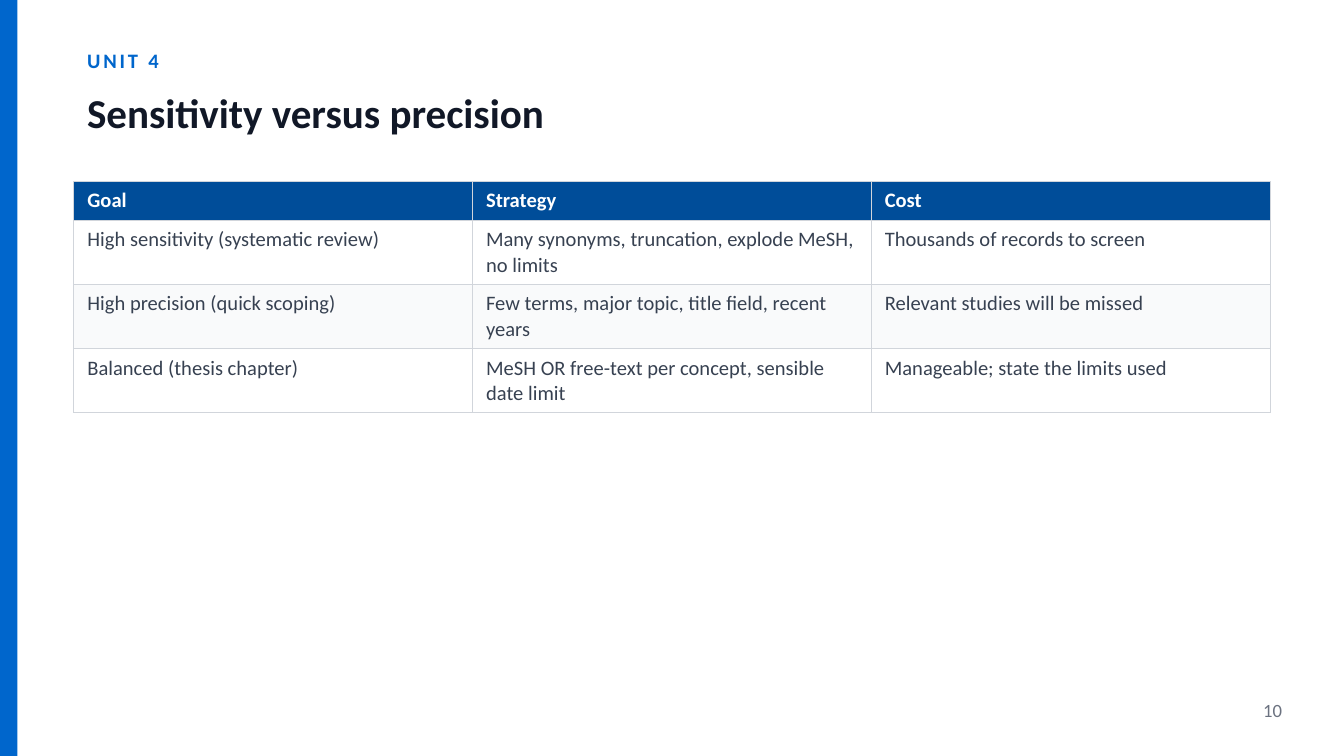
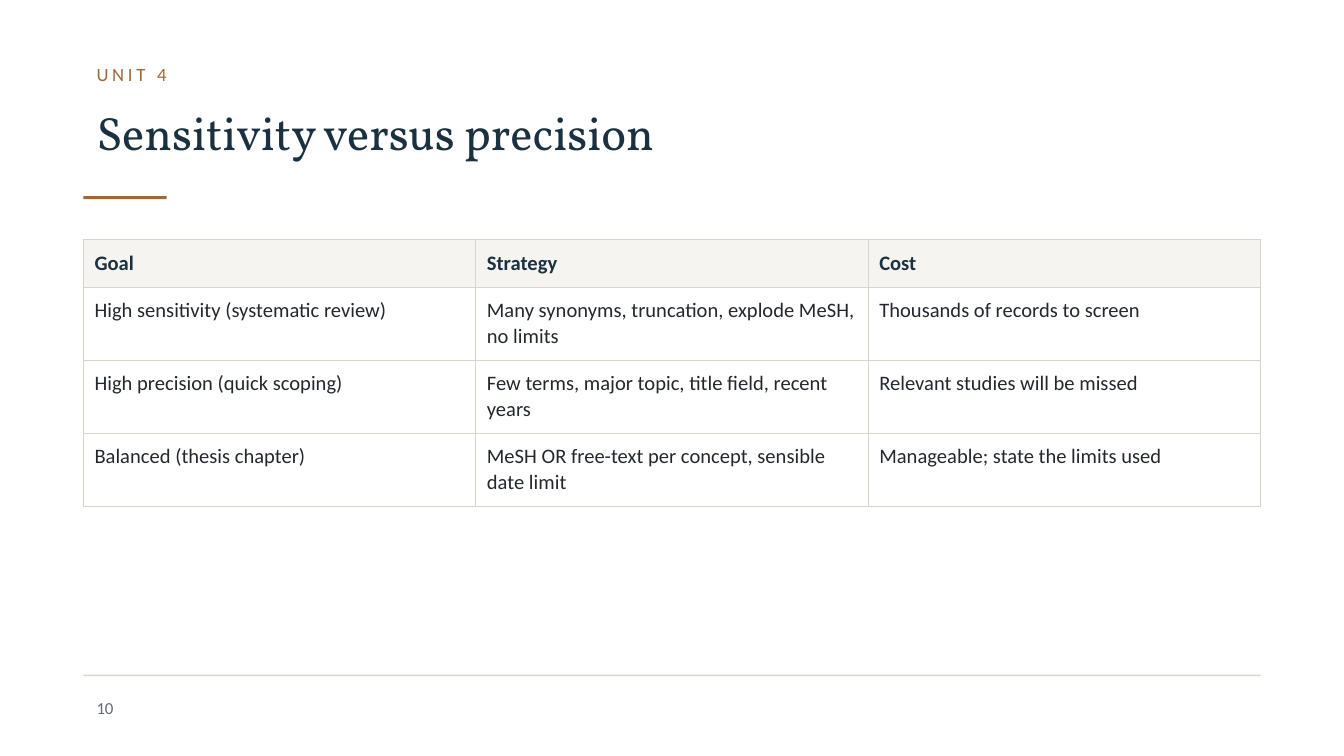
Before and after one commit to JesseAnak7534/ICBB, a slide deck: slide 10 of icbb-website/materials/research-methods/unit-04-slides.pptx. Drawn at 1344x756 pixels with LibreOffice and Linux fonts; fonts in the diff are those of the drawing; background and template pictures are left out. Boxes give left, top, right and bottom in pixels: in the first picture for what was removed or moved away, otherwise in the second. Text is boxed around its words. In the diff, an @@ line names an element or a change of style, - is before the commit and + after.

```diff
--- a/icbb-website/materials/research-methods/unit-04-slides.pptx
+++ b/icbb-website/materials/research-methods/unit-04-slides.pptx
@@ rectangle removed at (0,0,17,756) @@
@@ text "UNIT 4": place and size @@
-text "UNIT 4" at (87,54,158,68)
+text "UNIT 4" at (97,69,166,81)
@@ text "UNIT 4" at (97,69,166,81): size 11 to 10 pt, text colour #0066CC to #9A6A3C, letter spacing 1.5 to 2 pt, bold off @@
@@ text "Sensitivity versus precision": place and size @@
-text "Sensitivity versus precision" at (87,99,544,135)
+text "Sensitivity versus precision" at (97,117,654,162)
@@ text "Sensitivity versus precision" at (97,117,654,162): size 22 to 25 pt, font Calibri to Vollkorn, text colour #111827 to #1C3140, bold off @@
@@ rectangle added at (83,196,167,199), fill #9A6A3C @@
@@ table at (83,239,1261,493) @@
@@ fill #004D99 to #F6F4F0 in row 1 @@
@@ fill #F9FAFB to #FFFFFF in row 3 @@
@@ text colour #FFFFFF to #1C3140 in "Goal", "Strategy", "Cost" @@
@@ text colour #374151 to #23282E @@
@@ borders changed @@
@@ table: place and size @@
-table at (74,181,1271,404)
+table at (83,239,1261,493)
@@ rectangle added at (83,675,1261,676), fill #D8D3CB @@
@@ page number: place and size @@
-page number at (1263,705,1282,717)
+page number at (97,703,114,714)
@@ page number at (97,703,114,714): size 10 to 9 pt, text colour #6B7280 to #5F6B76 @@
```
Also in this commit, not shown: 19 other slides changed, 49 other files.
